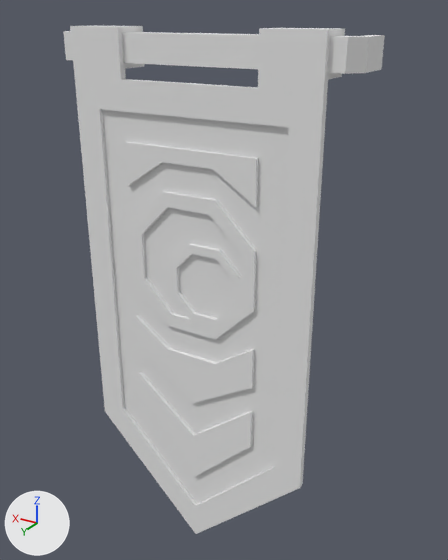
A saved change to the OBJ model The_Dune_Project/Assets/Models/env/Modular Temple/Prop_Flag_Eclipse.obj.
The view is the same before and after, from a camera (50 mm lens) standing at (-0.557, 0.497, 0.838) and looking at (-0.016, -0.404, 0.388). Lighting does not change. The marker at lower left points along +X, +Y and +Z. Where no turn or scale is listed for an object, it has been applied to the vertices.

Before the edit, the objects in view are built like this:
```python
mat_blue_fabric_1 = principled_material('Blue_Fabric_1')
mat_blue_fabric_1.base_color = (0.8, 0.8, 0.8)  # white #e7e7e7
mat_blue_fabric_1.roughness = 1.0
mat_blue_fabric_2 = principled_material('Blue_Fabric_2')
mat_blue_fabric_2.base_color = (0.8, 0.8, 0.8)  # white #e7e7e7
mat_blue_fabric_2.roughness = 1.0
mat_blue_fabric_3 = principled_material('Blue_Fabric_3')
mat_blue_fabric_3.base_color = (0.8, 0.8, 0.8)  # white #e7e7e7
mat_blue_fabric_3.roughness = 1.0
mat_sandstone_6 = principled_material('Sandstone_6')
mat_sandstone_6.base_color = (0.8, 0.8, 0.8)  # white #e7e7e7
mat_sandstone_6.roughness = 1.0
me_object1 = bpy.data.meshes.new('object1')
me_object1.from_pydata(...)  # 20 vertices, 36 faces; spans x -0.27..0.27, y -0.415..-0.325, z 0.765..0.81
me_object1.materials.append(mat_sandstone_6)  # white #e7e7e7
me_object2 = bpy.data.meshes.new('object2')
me_object2.from_pydata(...)  # 153 vertices, 302 faces; spans x -0.225..0.225, y -0.379..-0.316, z -0.16..0.819
# faces by material slot: [234, 50, 18]
me_object2.materials.append(mat_blue_fabric_1)  # white #e7e7e7
me_object2.materials.append(mat_blue_fabric_2)  # white #e7e7e7
me_object2.materials.append(mat_blue_fabric_3)  # white #e7e7e7
ob_object1 = bpy.data.objects.new('object1', me_object1)
ob_object1.location = (0.0, 0.0, 0.0)
ob_object2 = bpy.data.objects.new('object2', me_object2)
ob_object2.location = (0.0, 0.0, 0.0)
```
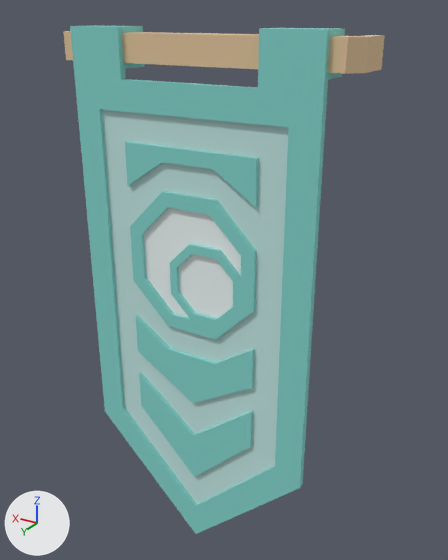
Pixel boxes [x1, y1, x2, y2] of what changed, in the pictures (448 x 560 px):
'object2', recoloured (white to cyan)
    both: [70, 25, 345, 534]
'object1', recoloured (white to beige)
    both: [63, 31, 385, 74]

The change, as a diff of the scene's bpy script:
```diff
--- a/The_Dune_Project/Assets/Models/env/Modular Temple/Prop_Flag_Eclipse.obj.py
+++ b/The_Dune_Project/Assets/Models/env/Modular Temple/Prop_Flag_Eclipse.obj.py
@@ mat_sandstone_6 @@
 mat_sandstone_6 = principled_material('Sandstone_6')
-mat_sandstone_6.base_color = (0.8, 0.8, 0.8)  # white #e7e7e7
+mat_sandstone_6.base_color = (0.761, 0.561, 0.337)  # beige #e2c59d
 mat_sandstone_6.roughness = 1.0
@@ mat_blue_fabric_1 @@
 mat_blue_fabric_1 = principled_material('Blue_Fabric_1')
-mat_blue_fabric_1.base_color = (0.8, 0.8, 0.8)  # white #e7e7e7
+mat_blue_fabric_1.base_color = (0.228, 0.647, 0.6)  # cyan #83d2cb
 mat_blue_fabric_1.roughness = 1.0
@@ mat_blue_fabric_2 @@
 mat_blue_fabric_2 = principled_material('Blue_Fabric_2')
-mat_blue_fabric_2.base_color = (0.8, 0.8, 0.8)  # white #e7e7e7
+mat_blue_fabric_2.base_color = (0.541, 0.784, 0.761)  # white #c2e5e2
 mat_blue_fabric_2.roughness = 1.0
@@ mat_blue_fabric_3 @@
 mat_blue_fabric_3 = principled_material('Blue_Fabric_3')
-mat_blue_fabric_3.base_color = (0.8, 0.8, 0.8)  # white #e7e7e7
+mat_blue_fabric_3.base_color = (0.851, 0.933, 0.922)  # white #eef7f6
 mat_blue_fabric_3.roughness = 1.0
```
